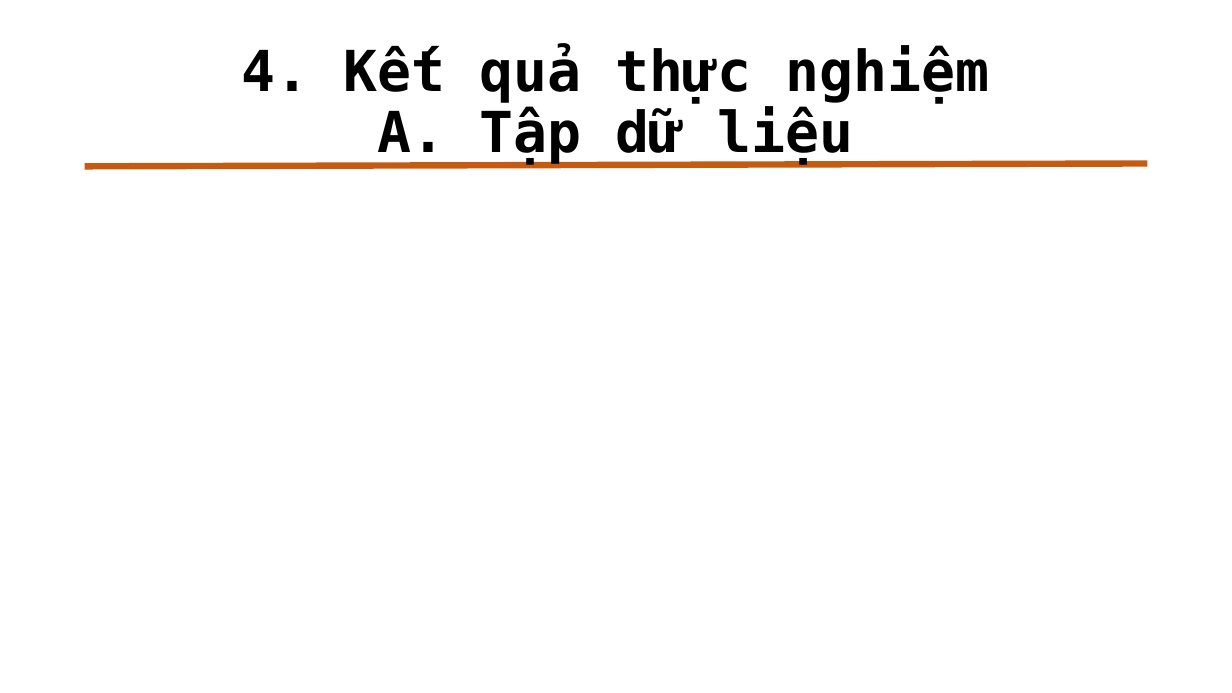
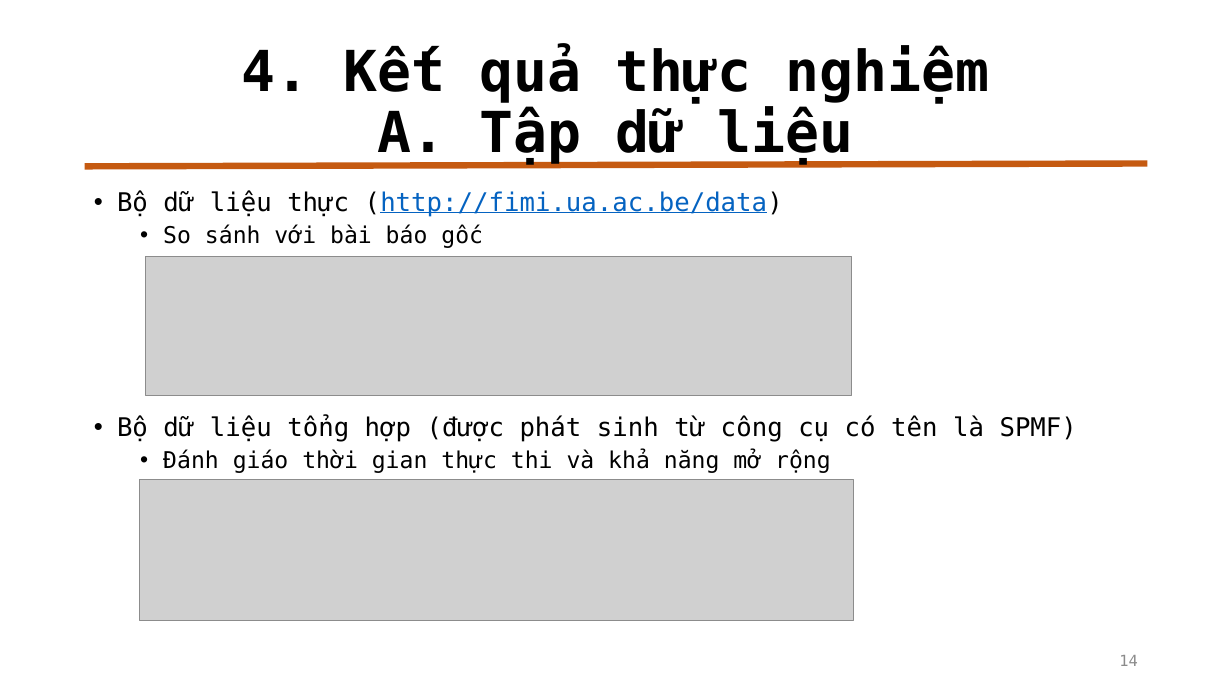
Before and after one commit to duychinhnguyenvn/Mining-Top-K-Co-Occurrence-Items, a slide deck: slide 14 of Slide Bao Cao.pptx. Drawn at 1232x693 pixels with LibreOffice and Linux fonts; fonts in the diff are those of the drawing; grey boxes stand for pictures. Boxes give left, top, right and bottom in pixels: in the first picture for what was removed or moved away, otherwise in the second. Text is boxed around its words. In the diff, an @@ line names an element or a change of style, - is before the commit and + after.

```diff
--- a/Slide Bao Cao.pptx
+++ b/Slide Bao Cao.pptx
@@ text added at [117,190,1077,473], 20 pt, text #000000 @@
+• Bộ dữ liệu thực (http://fimi.ua.ac.be/data)
+  • So sánh với bài báo gốc
+• Bộ dữ liệu tổng hợp (được phát sinh từ công cụ có tên là SPMF)
+  • Đánh giáo thời gian thực thi và khả năng mở rộng
@@ picture added at [146,257,852,396] @@
@@ picture added at [140,480,853,620] @@
@@ page number added at [1119,655,1137,666], 12 pt, text #8C8C8C @@
+14
```
Also in this commit, not shown: 17 other slides changed, 1 slide added, 1 other file.
